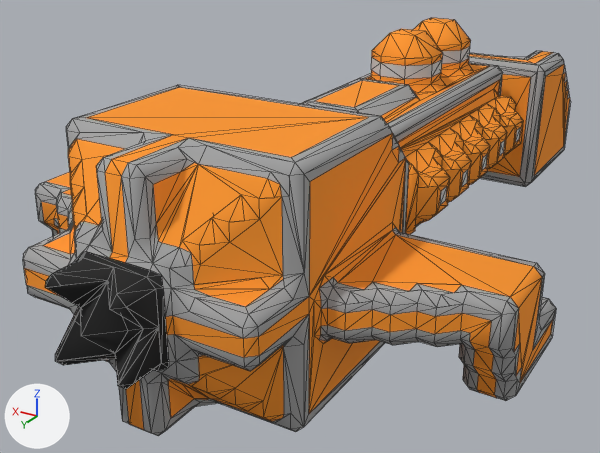
The OBJ model src/jsMain/resources/meshes/ndrc-3-slagschip-class.obj: old version first, new version second.
Rendered twice from a 50 mm camera at (-25.8, 52.9, -27.9) aimed at (3.3, 4.4, -52.1). The lights are fixed; the arrows at lower left show +X, +Y and +Z. Mesh edges are drawn as thin lines. Where no turn or scale is listed for an object, it has been applied to the vertices.

Before the edit, the objects in view are built like this:
```python
me_ndrc_3_slagschip_class = bpy.data.meshes.new('ndrc-3-slagschip-class')
me_ndrc_3_slagschip_class.from_pydata(...)  # 1770 vertices, 3348 faces; spans x -16.5..16.5, y -29.5..29.5, z -55.2..-39.2
me_ndrc_3_slagschip_class.materials.append(mat_ndrc_3_slagschip_class)
ob_ndrc_3_slagschip_class = bpy.data.objects.new('ndrc-3-slagschip-class', me_ndrc_3_slagschip_class)
ob_ndrc_3_slagschip_class.location = (0.0, 0.0, 0.0)
```
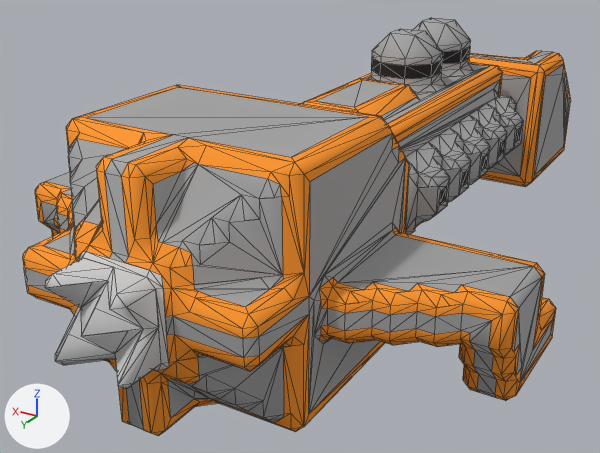
The newer file is also turned or shifted as a whole; pictures and numbers use the older file's frame.

Where the change shows, as pixel boxes (x1, y1, x2, y2) in the pictures (600 x 453 px; the box of a moved part takes in the faces that stretch with it):
part 1 of me_ndrc_3_slagschip_class, moved or reshaped: before (45, 223, 210, 399); after (45, 254, 304, 407)
part 2 of me_ndrc_3_slagschip_class, moved or reshaped (not visible afterwards): before (406, 36, 432, 59)
part 3 of me_ndrc_3_slagschip_class, surface changed: (23, 18, 571, 436) in both

Edits to the bpy script that builds the scene:
```text
Change me_ndrc_3_slagschip_class:
    used by ob_ndrc_3_slagschip_class; location = (0.0, 0.0, 0.0)
    remove me_ndrc_3_slagschip_class.from_pydata(...)  # 1770 vertices, 3348 faces; spans x -16.5..16.5, y -29.5..29.5, z -55.2..-39.2
    add me_ndrc_3_slagschip_class.from_pydata(...)  # 1771 vertices, 3357 faces; spans x -16.5..16.5, y -29.5..29.5, z -55.2..-39.2
    me_ndrc_3_slagschip_class part 1: 3 vertices moved from x -2.0..2.0, y 25.0..28.0, z -52.2..-47.2 to x -2.0..2.0, y 24.0..28.5, z -53.2..-45.7; 4 vertices removed from x -0.5..1.7, y 25.8..28.0, z -49.7..-43.7; 6 vertices added at x -7.0..4.0, y 22.5..28.5, z -54.7..-46.0
    me_ndrc_3_slagschip_class part 2: 1 vertex moved from x 1.0, y -8.0, z -40.2 to x 2.0, y -7.5, z -40.7; 2 vertices removed from x -2.0..1.5, y -8.0..-4.5, z -42.7..-40.7; 2 vertices added at x -2.0..1.5, y -14.0..-2.5, z -42.7
    me_ndrc_3_slagschip_class part 3: 2786 kept faces spanning x -16.5..16.5, y -29.5..29.5, z -55.2..-39.2 get new texture (UV) coordinates
```
